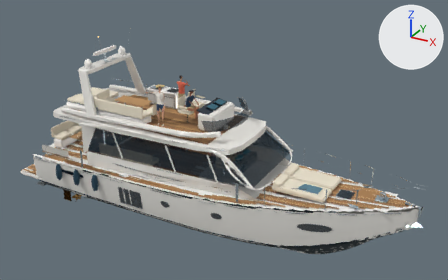
Two versions of the glTF model 3d/assets/princess60-nharong-lod1.glb, one commit apart.
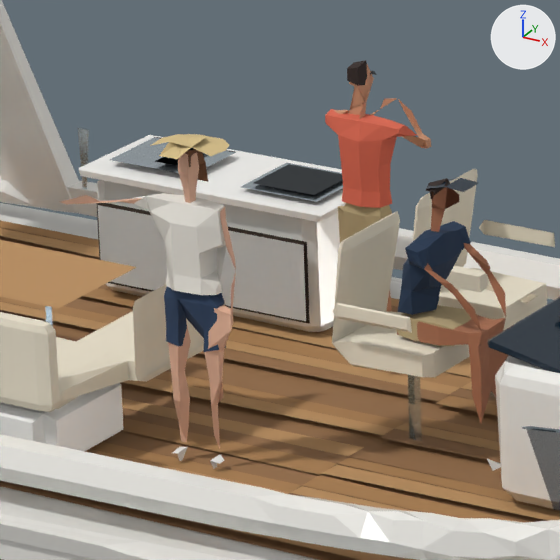
Old and new are each drawn whole from a 50 mm lens placed at (12.28, -20.68, 13.6), pointed at (0.68, 0.41, 3.06) and again close up on the part from 30% to 46% of the width and 24% to 49% of the height. The axes (+X, +Y, +Z) are drawn at upper right. The lights are the same throughout. The older version's two pictures come first. Where no turn or scale is listed for an object, it has been applied to the vertices. Vertices at exactly the same position are counted once.

The first close-up shows 'lod1-0', 'lod1-10', 'lod1-22', 'lod1-24', 'lod1-26', 'lod1-27', 'lod1-28', 'lod1-29', 'lod1-3', 'lod1-30', 'lod1-31', 'lod1-33', 'lod1-5', 'lod1-6', 'lod1-7', 'lod1-8' and 8 more.
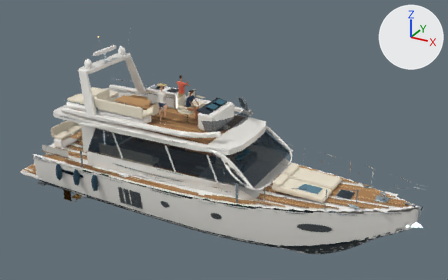
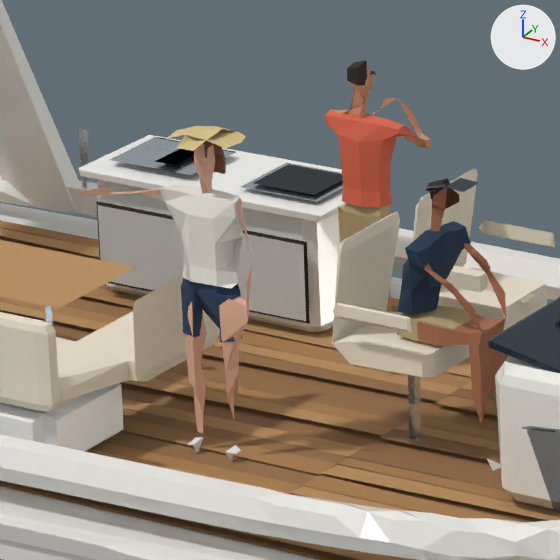
Where the change shows, as pixel boxes [x1, y1, x2, y2] in the close-ups (560 x 560 px; the box of a moved part takes in the faces that stretch with it):
'lod1-27', reshaped: before [61, 153, 236, 449]; after [79, 144, 252, 433]
'lod1-29', reshaped: before [133, 193, 227, 295]; after [150, 185, 243, 288]
'lod1-30', reshaped: before [164, 286, 226, 352]; after [181, 278, 242, 342]
'lod1-31', reshaped: before [150, 134, 229, 159]; after [167, 126, 246, 151]
'lod1-28', reshaped: before [185, 149, 208, 182]; after [203, 142, 226, 174]
'lod1-26', reshaped: before [172, 447, 501, 471]; after [187, 437, 501, 471]
part 1 of me_mesh_26, moved or reshaped: before [210, 454, 225, 469]; after [225, 445, 241, 459]
part 2 of me_mesh_26, moved or reshaped: before [172, 447, 187, 461]; after [187, 437, 203, 452]
part 3 of me_mesh_27, rebuilt: before [61, 195, 142, 205]; after [79, 185, 176, 197]
part 4 of me_mesh_27, added (beige): after [184, 265, 252, 433]
part 5 of me_mesh_27, added (beige): after [194, 144, 215, 194]
part 6 of me_mesh_27, deleted (beige): before [178, 153, 199, 203]
part 7 of me_mesh_27, cut back: before [168, 207, 236, 449]; after [236, 199, 251, 248]

The change, as a diff of the scene's bpy script:
```diff
--- a/3d/assets/princess60-nharong-lod1.glb.py
+++ b/3d/assets/princess60-nharong-lod1.glb.py
@@ me_mesh_26 @@
 # used by ob_lod1_26; location = (0.0, 0.0, 0.0)
-me_mesh_26.from_pydata(...)  # 26 vertices, 22 faces; spans x -1.69..-0.1, y -1.03..0.74, z 3.78..3.84
+me_mesh_26.from_pydata(...)  # 26 vertices, 22 faces; spans x -1.69..-0.1, y -0.89..0.74, z 3.78..3.84
+# me_mesh_26 part 1: the loose piece of 6 vertices spanning x -1.45..-1.4, y -1.03..-0.94, z 3.78..3.84 is moved by (0.0, 0.15, 0.0)
+# me_mesh_26 part 2: the loose piece of 6 vertices spanning x -1.69..-1.65, y -1.03..-0.94, z 3.78..3.84 is moved by (0.0, 0.14, 0.0)
 me_mesh_26.materials.append(mat_m26)
@@ me_mesh_27 @@
 # used by ob_lod1_27; location = (0.0, 0.0, 0.0)
-me_mesh_27.from_pydata(...)  # 89 vertices, 176 faces; spans x -1.9..-1.3, y -1.58..-0.91, z 3.86..5.51
+me_mesh_27.from_pydata(...)  # 80 vertices, 154 faces; spans x -1.91..-1.3, y -1.44..-0.77, z 3.86..5.51
+# me_mesh_27 part 3: the loose piece of 14 vertices spanning x -1.9..-1.75, y -1.58..-0.94, z 5.15..5.34 is rebuilt with 13 vertices and now spans x -1.91..-1.75, y -1.44..-0.8, z 5.15..5.34
+# me_mesh_27 part 4: a new loose piece of 47 vertices spanning x -1.71..-1.3, y -0.87..-0.77, z 3.86..4.87, in mat_m27 (beige #e3b398)
+# me_mesh_27 part 5: a new loose piece of 15 vertices spanning x -1.59..-1.5, y -0.88..-0.79, z 5.16..5.51, in mat_m27 (beige #e3b398)
+# me_mesh_27 part 6: the loose piece of 16 vertices spanning x -1.59..-1.5, y -1.03..-0.94, z 5.16..5.51 is deleted
+# me_mesh_27 part 7: 59 vertices removed from x -1.71..-1.3, y -1.01..-0.91, z 3.86..5.21; 5 vertices added at x -1.35..-1.31, y -0.84..-0.79, z 4.93..5.21
 me_mesh_27.materials.append(mat_m27)
@@ me_mesh_28 @@
 # used by ob_lod1_28; location = (0.0, 0.0, 0.0)
-me_mesh_28.from_pydata(...)  # 10 vertices, 18 faces; spans x -1.584..-1.505, y -1.011..-0.856, z 5.288..5.503
+me_mesh_28.from_pydata(...)  # 16 vertices, 36 faces; spans x -1.585..-1.504, y -0.866..-0.694, z 5.285..5.502
+# me_mesh_28 part 8: the whole mesh is rebuilt
 me_mesh_28.materials.append(mat_m28)
@@ me_mesh_29 @@
 # used by ob_lod1_29; location = (0.0, 0.0, 0.0)
-me_mesh_29.from_pydata(...)  # 47 vertices, 109 faces; spans x -1.829..-1.346, y -1.123..-0.836, z 4.738..5.225
+me_mesh_29.from_pydata(...)  # 51 vertices, 110 faces; spans x -1.829..-1.329, y -0.914..-0.691, z 4.727..5.225
+# me_mesh_29 part 9: the whole mesh is rebuilt
 me_mesh_29.materials.append(mat_m29)
@@ me_mesh_30 @@
 # used by ob_lod1_30; location = (0.0, 0.0, 0.0)
-me_mesh_30.from_pydata(...)  # 31 vertices, 112 faces; spans x -1.709..-1.381, y -1.019..-0.905, z 4.411..4.784
+me_mesh_30.from_pydata(...)  # 33 vertices, 115 faces; spans x -1.709..-1.381, y -0.873..-0.696, z 4.411..4.784
+# me_mesh_30 part 10: the whole mesh is rebuilt
 me_mesh_30.materials.append(mat_m30)
@@ me_mesh_31 @@
 # used by ob_lod1_31; location = (0.0, 0.0, 0.0)
-me_mesh_31.from_pydata(...)  # 14 vertices, 15 faces; spans x -1.746..-1.354, y -1.146..-0.767, z 5.497..5.542
+me_mesh_31.from_pydata(...)  # 14 vertices, 17 faces; spans x -1.748..-1.352, y -0.999..-0.634, z 5.496..5.547
+# me_mesh_31 part 11: 14 of 14 vertices moved; they spanned x -1.746..-1.354, y -1.146..-0.767, z 5.497..5.542 and now span x -1.748..-1.352, y -0.999..-0.634, z 5.496..5.547; mean shift (0.0, 0.14, 0.0)
 me_mesh_31.materials.append(mat_m31)
```
